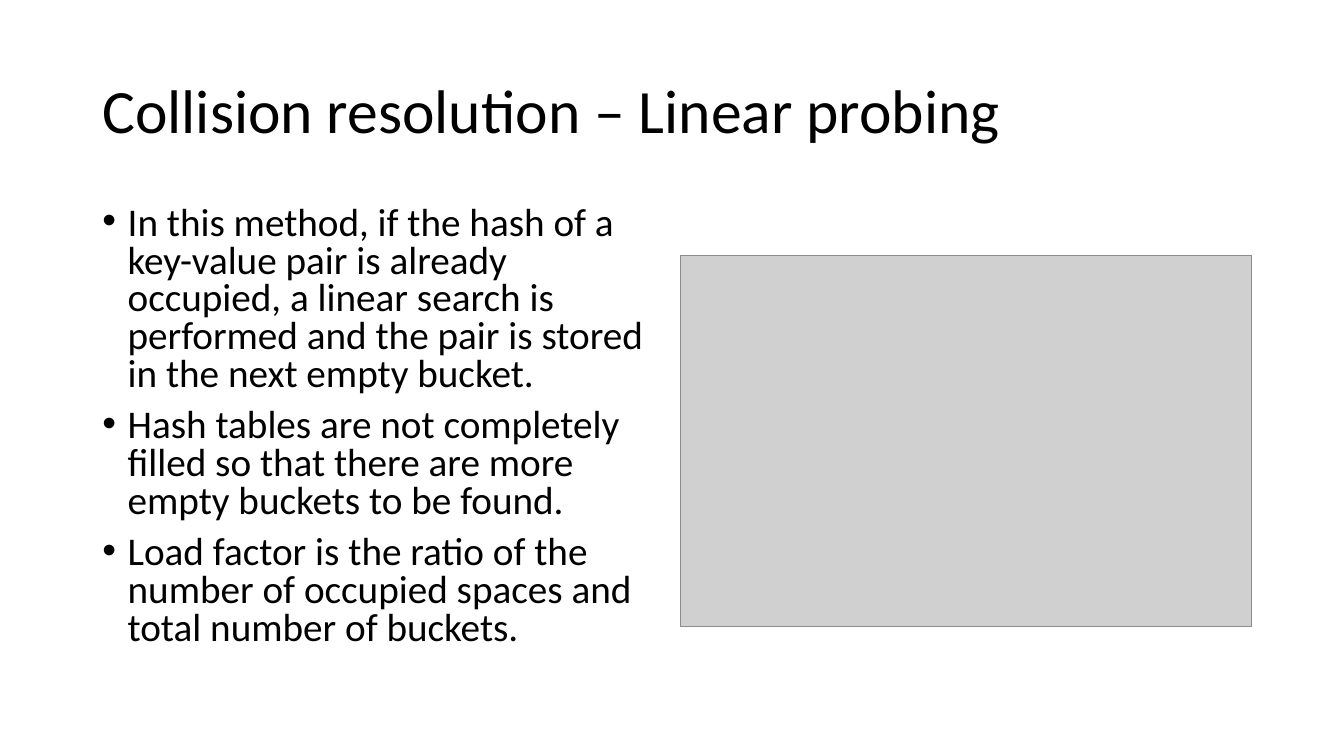
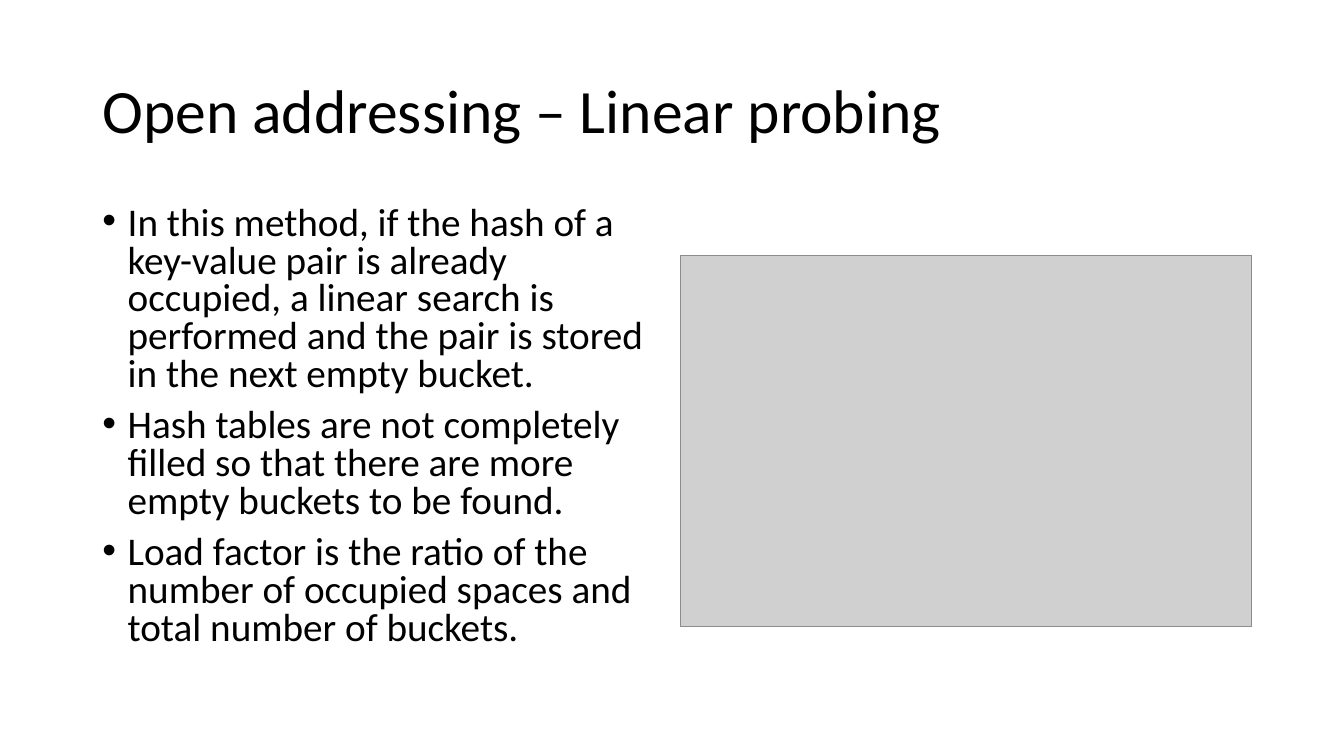
Before and after one commit to duskygloom/data_structures, a slide deck: slide 15 of hash_table_presentation/hashing.pptx (slide 14 before the commit). Drawn at 1344x756 pixels with LibreOffice and Linux fonts; fonts in the diff are those of the drawing; grey boxes stand for pictures. Boxes give left, top, right and bottom in pixels: in the first picture for what was removed or moved away, otherwise in the second. Text is boxed around its words. In the diff, an @@ line names an element or a change of style, - is before the commit and + after.

```diff
--- a/hash_table_presentation/hashing.pptx
+++ b/hash_table_presentation/hashing.pptx
@@ title at box(102, 90, 941, 144): text changed @@
-Collision resolution – Linear probing
+Open addressing – Linear probing
```
Also in this commit, not shown: 5 other slides changed, 4 slides added, 3 other files.
